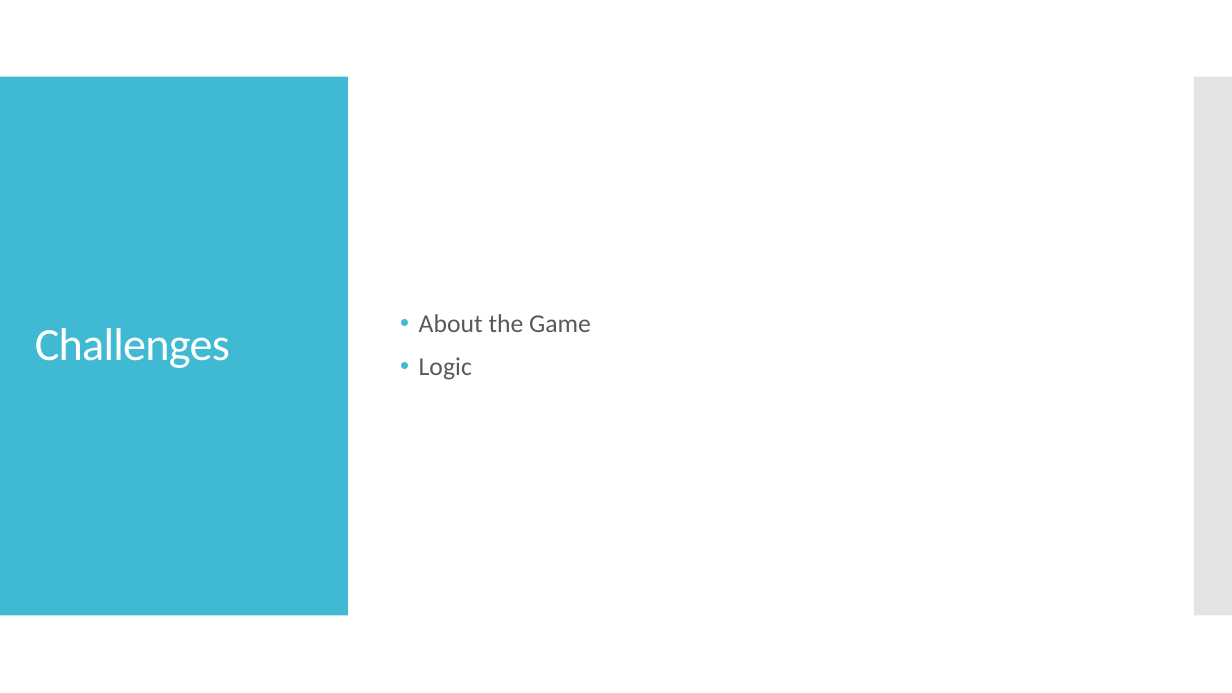
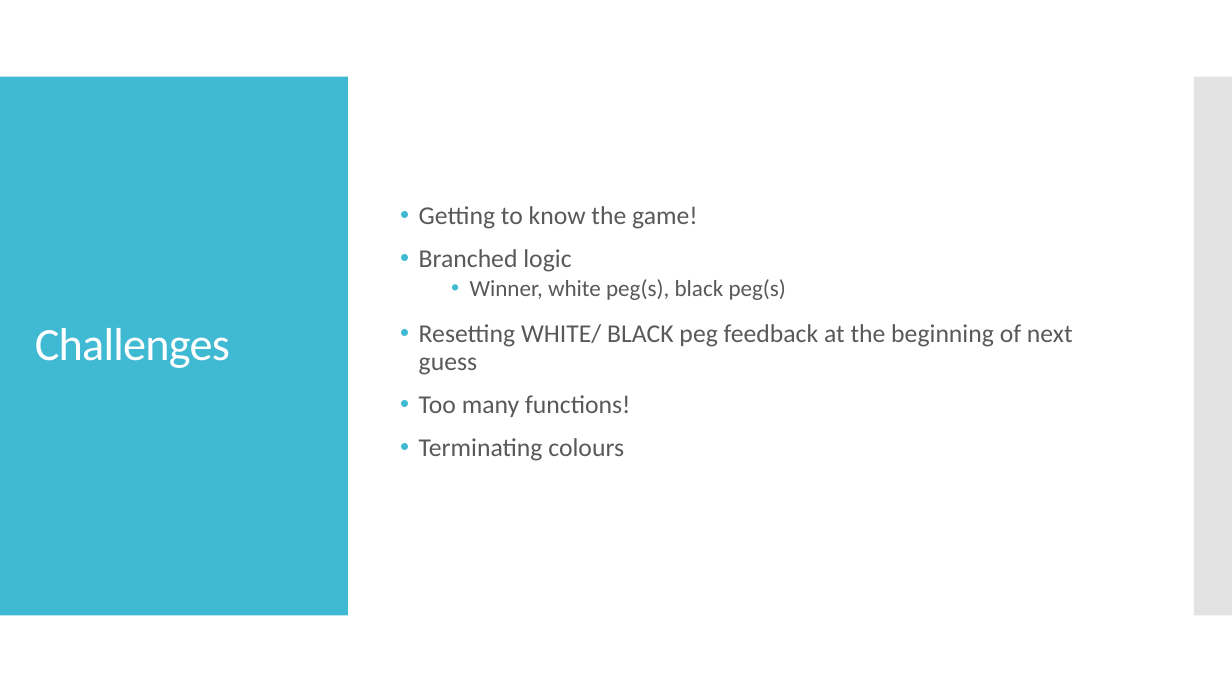
Before and after one commit to ta-data-bcn/Project-Week-1-Build-Your-Own-Game, a slide deck: slide 4 of your-project/EC Matermind Preso.pptx. Drawn at 1232x693 pixels with LibreOffice and Linux fonts; fonts in the diff are those of the drawing. Boxes give left, top, right and bottom in pixels: in the first picture for what was removed or moved away, otherwise in the second. Text is boxed around its words. In the diff, an @@ line names an element or a change of style, - is before the commit and + after.

```diff
--- a/your-project/EC Matermind Preso.pptx
+++ b/your-project/EC Matermind Preso.pptx
@@ text at (419,206,1073,461): text changed @@
-• About the Game
-• Logic
+• Getting to know the game!
+• Branched logic
+  • Winner, white peg(s), black peg(s)
+• Resetting WHITE/ BLACK peg feedback at the beginning of next guess
+• Too many functions!
+• Terminating colours
```
Also in this commit, not shown: 5 other slides changed, 1 slide added, 4 other files.
